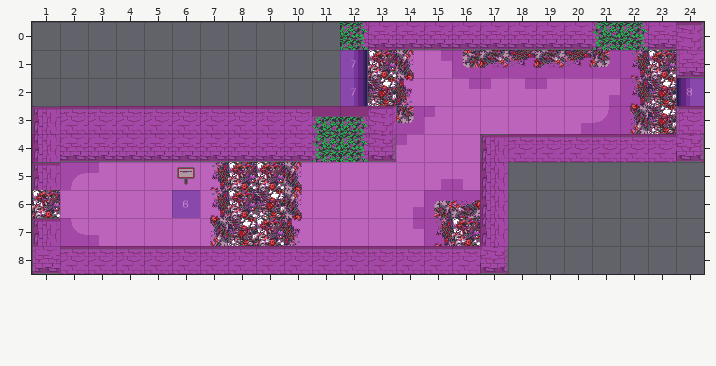
An edit to a level. Tiled map, bgs/maps/garbage_02.tmx. Above, as it was before the edit.
Cells are 32x32 px. Shown: x 1..24, y 0..8.
And afterwards:
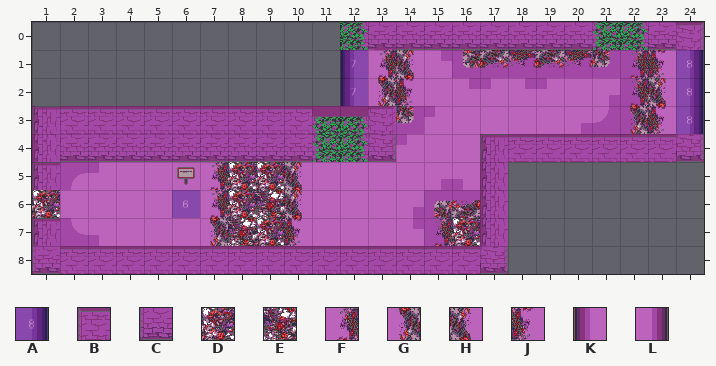
Key: from "blue-labels": A 7; from "garbage-cave01": B 5, C 6, D 26, E 27, F 32, G 33, H 36, J 37, K 56, L 58.
_ is an empty cell, . an unchanged one.
See-through tiles are keyed as they look on the map.
From old to new:
--- layer "colliders"
@@ x 24..24 @@
-1 C
+1 _
@@ x 24..24 @@
-3 B
+3 _
--- layer "decor"
@@ x 12..24 @@
-1 LD.........D_
-2 LE.........EK
-3 ...........E_
+1 KF.........JL
+2 KG.........HL
+3 ...........JL
--- layer "actions"
@@ x 24..24 @@
-1 _
+1 A
@@ x 24..24 @@
-3 _
+3 A
